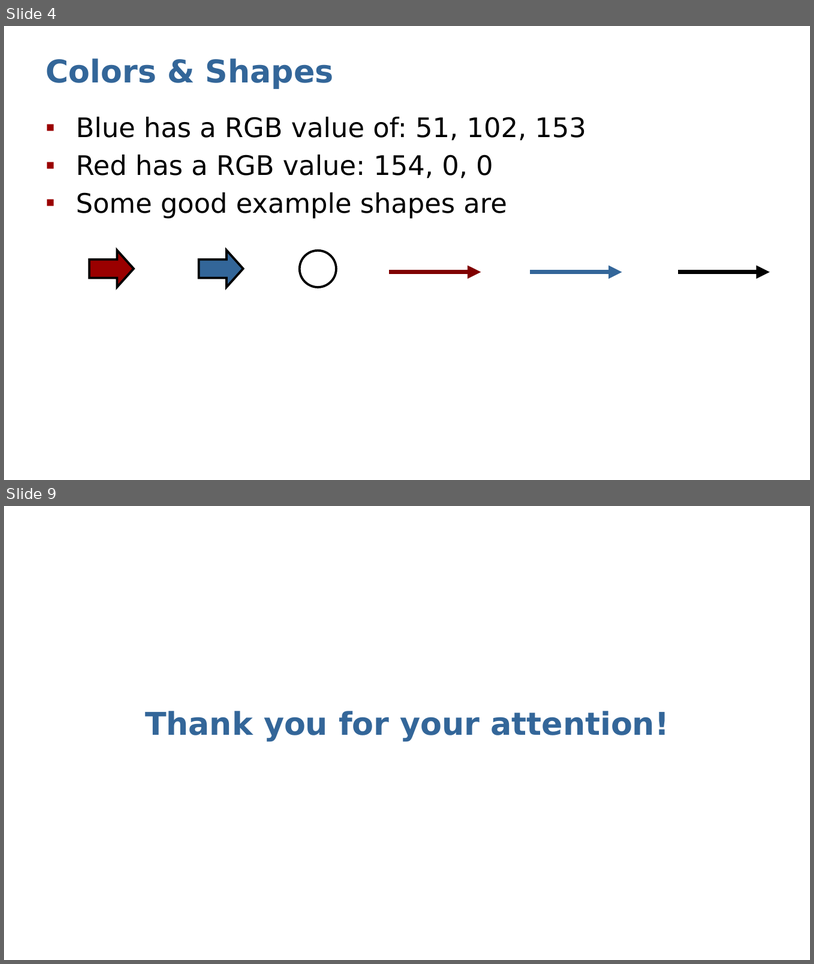
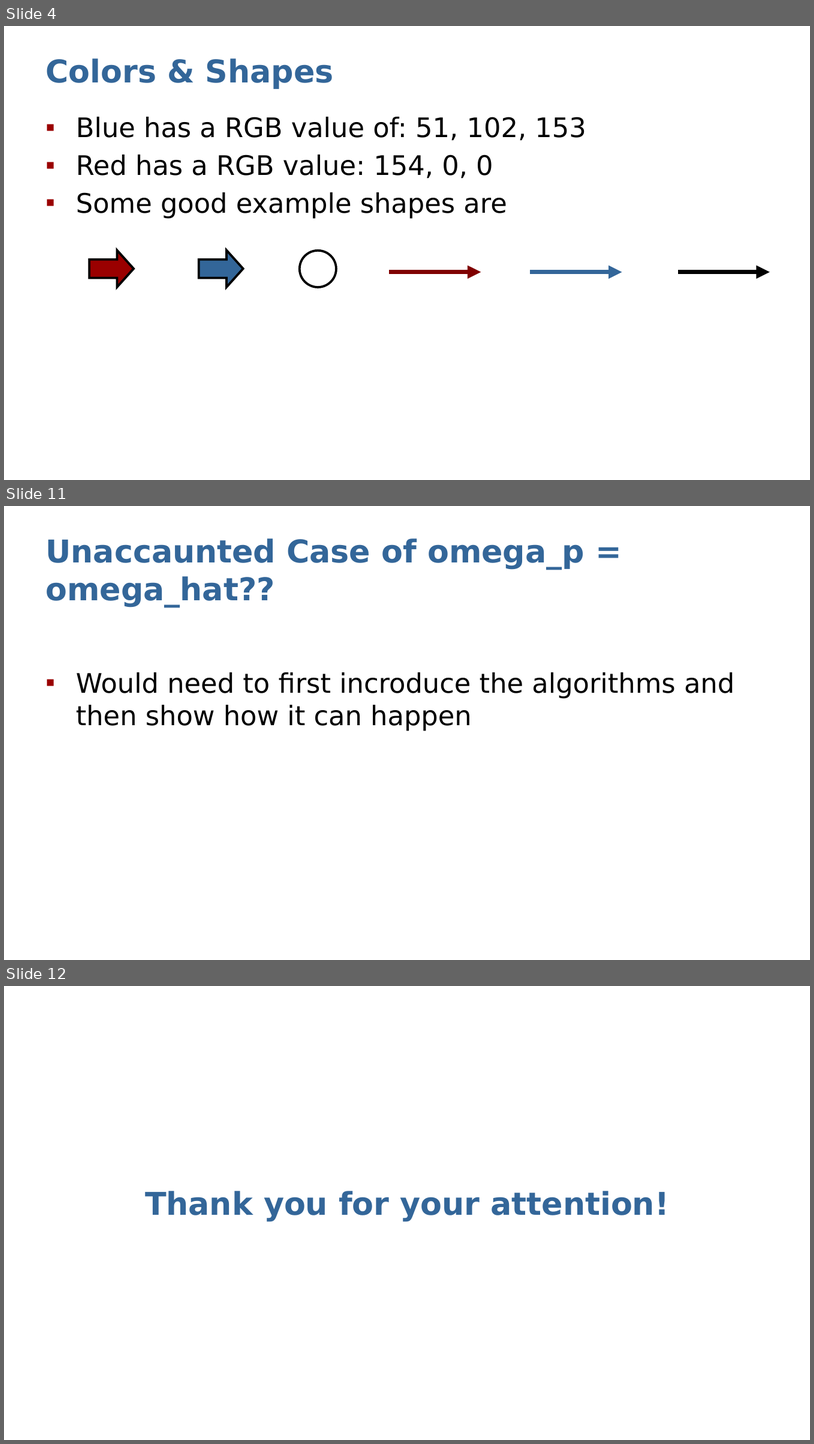
Before and after one commit to Dystron/Forked_EfficientPS, a slide deck: Crop-Aware Panoptic Segmentation.pptx. Shown one above the other, each under a label of ours: slides 4 and 9 before the commit, slides 4, 11 and 12 after it; the slides between them are not shown. The pictures are 814x964 and 814x1444 pixels, drawn with LibreOffice and Linux fonts; fonts in the diff are those of the drawing. Boxes give left, top, right and bottom in pixels: in the first picture for what was removed or moved away, otherwise in the second. Text is boxed around its words. In the diff, an @@ line names an element or a change of style, - is before the commit and + after.

```diff
--- a/Crop-Aware Panoptic Segmentation.pptx
+++ b/Crop-Aware Panoptic Segmentation.pptx
@@ slide 11 added at [4,506,810,960], background #FFFFFF @@
@@ title added at [45,538,585,607], 28 pt, text #336699, bold @@
+Unaccaunted Case of omega_p = omega_hat??
@@ text added at [76,672,735,731], 24 pt, text #000000 @@
+▪ Would need to first incroduce the algorithms and then show how it can happen
@@ what was slide 9 is now slide 12 @@
```
Also in this commit, not shown: 3 slides changed, 3 other slides added, 1 slide removed.
